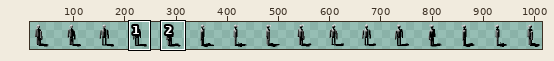
Sprite sheet -- assets/man.png. Above: a wide view before the commit, with the close-up outlined.
Close-up. Earlier state:
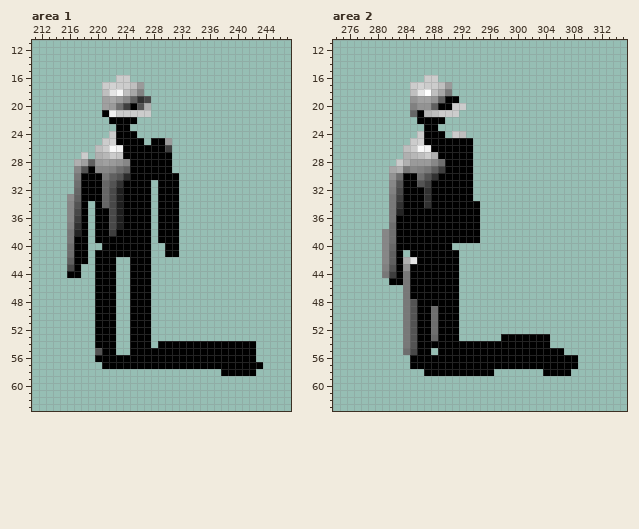
The file is 1024x64 pixels. Colours within 5 levels of each other are drawn and written as one. Shown: area 1: x 211..247, y 11..63; area 2: x 274..315, y 11..63. The wide view leaves out empty margins. The commit also changed other parts of the picture, which this record leaves out.
Now the later version:
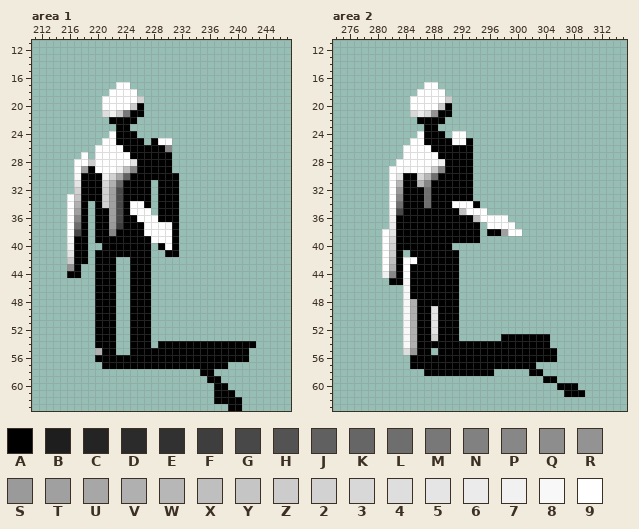
Palette (. is transparent): A #000000  B #1e1e1e  C #242424  D #2b2b2b  E #313131  F #3e3e3e  G #484848  H #535353  J #606060  K #666666  L #6e6e6e  M #787878  N #818181  P #878787  Q #8d8d8d  R #939393  S #9a9a9a  T #a0a0a0  U #a7a7a7  V #b0b0b0  W #b7b7b7  X #bfbfbf  Y #c5c5c5  Z #cccccc  2 #d2d2d2  3 #d8d8d8  4 #dedede  5 #e5e5e5  6 #ebebeb  7 #f1f1f1  8 #f8f8f8  9 #ffffff
The exact change:
--- area 1
@@ x 214..232 @@
 15 ...................
-16 .........ZZ........
-17 .......Z2ZZXS......
-18 .......X58XUN......
-19 .......TUSPJEG.....
-20 .......TSLFAHV.....
-21 .......A7ZZZZZ.....
+16 ...................
+17 .........99........
+18 ........9999.......
+19 .......999992......
+20 .......9999ZA......
+21 .......47ZMAA......
 22 ........AAAA.......
 23 .........AA........
-24 ........ZAAA.......
-25 .......Z2AAAA.AAS..
-26 ......XZ87AAAAAAF..
-27 ....Z.VWZYAAAAAAA..
-28 ...VTJSTSRPAAAAAA..
-29 ...PHAPPNLJAAAAAA..
-30 ...MAAAMJHDAAAAAAA.
-31 ...LAAAKHEAAAA.AAA.
-32 ...KAAAKGBAAAA.AAA.
-33 ..QJAAAKGBAAAA.AAA.
-34 ..PHA.AKGBAAAA.AAA.
-35 ..PGA.AAGBAAAA.AAA.
-36 ..PFA.AAGBAAAA.AAA.
-37 ..NEA.AAGBAAAA.AAA.
-38 ..MCA.AAFAAAAA.AAA.
-39 ..MAA.AAAAAAAA.AAA.
-40 ..LAA..AAAAAAA..AA.
-41 ..LAA.AAAAAAAA..AA.
-42 ..JAA.AAA..AAA.....
-43 ..GA..AAA..AAA.....
+24 ........9AAA.......
+25 .......99AAAA.A99..
+26 ......9999AAAAAAP..
+27 ....9.99999AAAAAA..
+28 ...99Z999995AAAAA..
+29 ...9TA9997XPAAAAA..
+30 ...8AAA72UJAAAAAAA.
+31 ...5AAA3VKAAAA.AAA.
+32 ...2AAA2TGAAAA.AAA.
+33 ..9YAAA2TGAAAA.AAA.
+34 ..9VA.A2TGA99A.AAA.
+35 ..9TA.AATGA999.AAA.
+36 ..9PA.AATGAA999AAA.
+37 ..9LA.AASFAAA9998A.
+38 ..9GA.AAPAAAA9999A.
+39 ..8AA.AAAAAAAA999A.
+40 ..7AA..AAAAAAA.A9A.
+41 ..5AA.AAAAAAAA..AA.
+42 ..ZAA.AAA..AAA.....
+43 ..RA..AAA..AAA.....
 44 ..AA..AAA..AAA.....
@@ x 211..247 @@
 54 .........AAA..AAA.AAAAAAAAAAAAAA.....
-55 .........HAA..AAAAAAAAAAAAAAAAAA.....
-56 .........AAAAAAAAAAAAAAAAAAAAAAA.....
-57 ..........AAAAAAAAAAAAAAAAAAAAAAA....
-58 ...........................AAAAA.....
-59 .....................................
-60 .....................................
-61 .....................................
-62 .....................................
-63 .....................................
+55 .........VAA..AAAAAAAAAAAAAAAAA......
+56 .........AAAAAAAAAAAAAAAAAAAAAA......
+57 ..........AAAAAAAAAAAAAAAAAA.........
+58 ........................AA...........
+59 .........................AA..........
+60 ..........................AA.........
+61 ..........................AAA........
+62 ..........................AAAA.......
+63 ............................AA.......
--- area 2
@@ x 274..315 @@
 15 ..........................................
-16 .............ZZ...........................
-17 ...........Z2ZZXS.........................
-18 ...........X59XUM.........................
-19 ...........RTTRJAA........................
-20 ...........NRRJAAZZ.......................
-21 ...........KAWXZZZ........................
+16 ..........................................
+17 .............99...........................
+18 ............9999..........................
+19 ...........99999Z.........................
+20 ...........9999ZA.........................
+21 ...........363RAA.........................
 22 ............AAAA..........................
 23 .............AA...........................
-24 ............ZAAA.ZX.......................
-25 ...........Z2AAAAAAA......................
-26 ..........XZ87AAAAAA......................
-27 ..........VWXZVAAAAA......................
-28 .........ZVSSSPLAAAA......................
-29 ........UVMPNMJFAAAA......................
-30 ........RLAALHEAAAAA......................
-31 ........PHAAHFAAAAAA......................
-32 ........NGAAAEAAAAAA......................
-33 ........MFAAAEAAAAAA......................
-34 ........MEAAAEAAAAAAA.....................
-35 ........MCAAAAAAAAAAA.....................
-36 ........MAAAAAAAAAAAA.....................
-37 ........LAAAAAAAAAAAA.....................
-38 .......PLAAAAAAAAAAAA.....................
-39 .......PLAAAAAAAAAAAA.....................
-40 .......PKAAAAAAAA.........................
-41 .......PJA.AAAAAAA........................
-42 .......PJAV5AAAAAA........................
-43 .......NHARAAAAAAA........................
-44 .......MFAMAAAAAAA........................
-45 ........AAMAAAAAAA........................
-46 ..........MAAAAAAA........................
-47 ..........MAAAAAAA........................
-48 ..........MHAAAAAA........................
-49 ..........MHAALAAA........................
-50 ..........MHAALAAA........................
-51 ..........MHAALAAA........................
-52 ..........MHAALAAA........................
-53 ..........MHAAKAAA......AAAAAAA...........
-54 ..........MHAAAAAAAAAAAAAAAAAAA...........
-55 ..........LGAA.AAAAAAAAAAAAAAAAAA.........
-56 ...........AAAAAAAAAAAAAAAAAAAAAAAA.......
-57 ...........AAAAAAAAAAAAAAAAAAAAAAAA.......
-58 .............AAAAAAAAAA.......AAAA........
-59 ..........................................
-60 ..........................................
-61 ..........................................
+24 ............9AAA.99.......................
+25 ...........99AAAA99A......................
+26 ..........9999AAAAAA......................
+27 ..........99999AAAAA......................
+28 .........9999997AAAA......................
+29 ........998998ZPAAAA......................
+30 ........95AA3WLAAAAA......................
+31 ........9WAAWPAAAAAA......................
+32 ........9SAAALAAAAAA......................
+33 ........9PAAALAAAAAA......................
+34 ........9LAAALAAA999A.....................
+35 ........8GAAAAAAAAX999....................
+36 ........7AAAAAAAAAAAX9999.................
+37 ........6AAAAAAAAAAAA.9999................
+38 .......95AAAAAAAAAAAA.AAT99...............
+39 .......93AAAAAAAAAAAA.....................
+40 .......92AAAAAAAA.........................
+41 .......9ZA.AAAAAAA........................
+42 .......9XA99AAAAAA........................
+43 .......9VA9AAAAAAA........................
+44 .......7PA9AAAAAAA........................
+45 ........AA8AAAAAAA........................
+46 ..........8AAAAAAA........................
+47 ..........8AAAAAAA........................
+48 ..........8VAAAAAA........................
+49 ..........8VAA5AAA........................
+50 ..........8VAA5AAA........................
+51 ..........8VAA5AAA........................
+52 ..........8VAA5AAA........................
+53 ..........8VAA2AAA......AAAAAAA...........
+54 ..........8VAAAAAAAAAAAAAAAAAAA...........
+55 ..........4SAA.AAAAAAAAAAAAAAAAA..........
+56 ...........AAAAAAAAAAAAAAAAAAAAA..........
+57 ...........AAAAAAAAAAAAAAAAAA.............
+58 .............AAAAAAAAAA.....AA............
+59 ..............................AA..........
+60 ................................AAA.......
+61 .................................AAA......
 62 ..........................................
Where, in picture pixels (left, top, right, bottom), the same in both close-ups:
changed: (67, 75, 172, 271)
changed: (95, 348, 102, 355)
changed: (200, 348, 263, 411)
changed: (382, 75, 522, 355)
changed: (529, 348, 585, 397)
